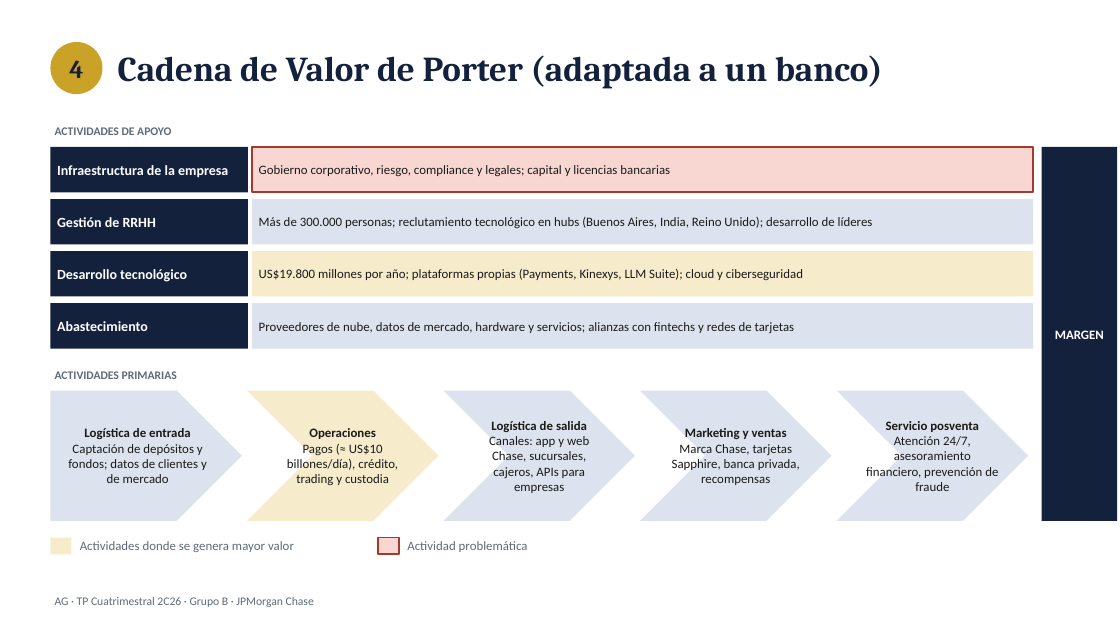
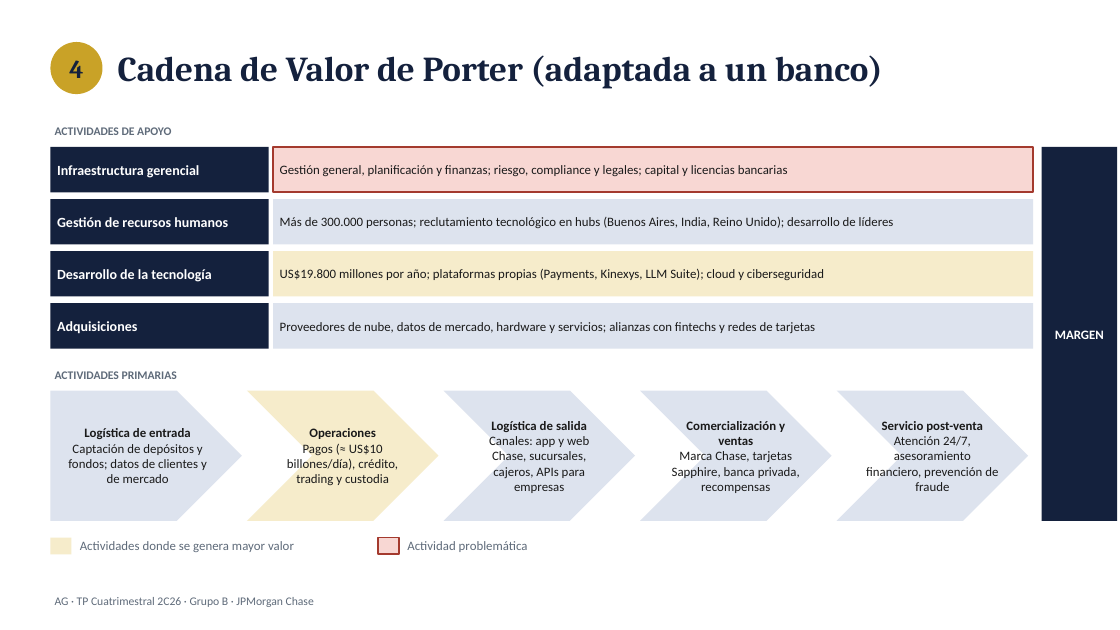
Before and after one commit to lschirripa/utn-boost, a slide deck: slide 5 of materias/administracion-gerencial/tp-cuatrimestral/exports/00_TP Cuatrimestral_GB.pptx. Drawn at 1120x630 pixels with LibreOffice and Linux fonts; fonts in the diff are those of the drawing. Boxes give left, top, right and bottom in pixels: in the first picture for what was removed or moved away, otherwise in the second. Text is boxed around its words. In the diff, an @@ line names an element or a change of style, - is before the commit and + after.

```diff
--- a/materias/administracion-gerencial/tp-cuatrimestral/exports/00_TP Cuatrimestral_GB.pptx
+++ b/materias/administracion-gerencial/tp-cuatrimestral/exports/00_TP Cuatrimestral_GB.pptx
@@ rectangle "Infraestructura gerencial": place and size @@
-rectangle "Infraestructura gerencial" at <box>50,147,248,192</box>
+rectangle "Infraestructura gerencial" at <box>50,147,269,192</box>
@@ rectangle "Gestión general, planificación y finanzas; ...": place and size @@
-rectangle "Gestión general, planificación y finanzas; ..." at <box>252,147,1033,192</box>
+rectangle "Gestión general, planificación y finanzas; ..." at <box>273,147,1033,192</box>
@@ text in rectangle at <box>57,165,199,178</box>: text changed @@
-Infraestructura de la empresa
+Infraestructura gerencial
@@ text in rectangle at <box>280,165,788,176</box>: text changed @@
-Gobierno corporativo, riesgo, compliance y legales; capital y licencias bancarias
+Gestión general, planificación y finanzas; riesgo, compliance y legales; capital y licencias bancarias
@@ rectangle "Gestión de recursos humanos": place and size @@
-rectangle "Gestión de recursos humanos" at <box>50,199,248,245</box>
+rectangle "Gestión de recursos humanos" at <box>50,199,269,245</box>
@@ rectangle "Más de 300.000 personas; reclutamiento ...": place and size @@
-rectangle "Más de 300.000 personas; reclutamiento ..." at <box>252,199,1033,245</box>
+rectangle "Más de 300.000 personas; reclutamiento ..." at <box>273,199,1033,245</box>
@@ text in rectangle at <box>57,217,228,227</box>: text changed @@
-Gestión de RRHH
+Gestión de recursos humanos
@@ rectangle "Desarrollo de la tecnología": place and size @@
-rectangle "Desarrollo de la tecnología" at <box>50,251,248,297</box>
+rectangle "Desarrollo de la tecnología" at <box>50,251,269,297</box>
@@ text in rectangle at <box>57,269,211,282</box>: text changed @@
-Desarrollo tecnológico
+Desarrollo de la tecnología
@@ rectangle "US$19.800 millones por año; plataformas ...": place and size @@
-rectangle "US$19.800 millones por año; plataformas ..." at <box>252,251,1033,297</box>
+rectangle "US$19.800 millones por año; plataformas ..." at <box>273,251,1033,297</box>
@@ rectangle "Adquisiciones": place and size @@
-rectangle "Adquisiciones" at <box>50,303,248,349</box>
+rectangle "Adquisiciones" at <box>50,303,269,349</box>
@@ text in rectangle at <box>57,321,137,334</box>: text changed @@
-Abastecimiento
+Adquisiciones
@@ rectangle "Proveedores de nube, datos de ...": place and size @@
-rectangle "Proveedores de nube, datos de ..." at <box>252,303,1033,349</box>
+rectangle "Proveedores de nube, datos de ..." at <box>273,303,1033,349</box>
@@ text at <box>686,421,785,445</box>: text changed @@
-Marketing y ventas
+Comercialización y ventas
@@ text at <box>882,421,983,432</box>: text changed @@
-Servicio posventa
+Servicio post-venta
```
Also in this commit, not shown: 7 other slides changed, 4 other files.
